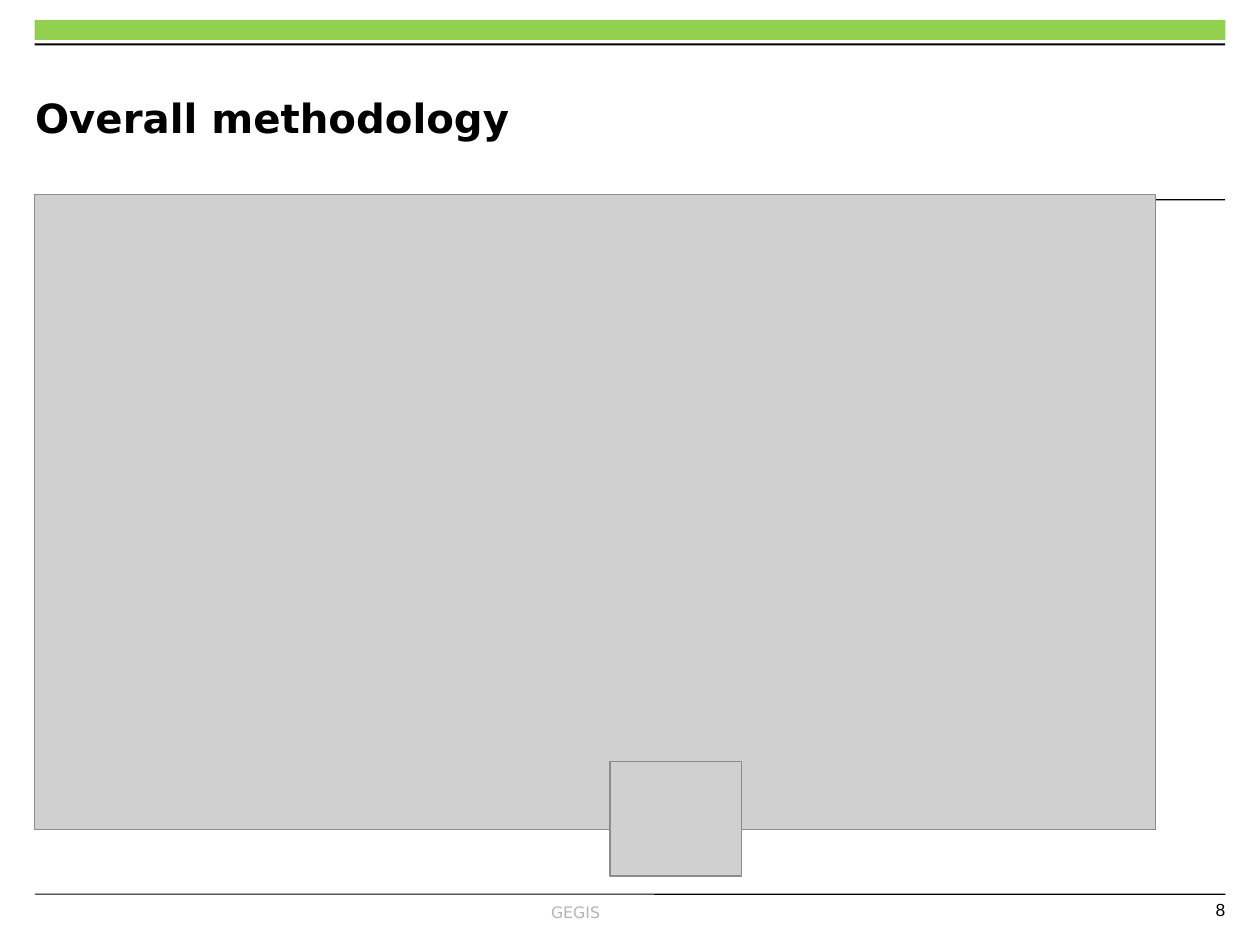
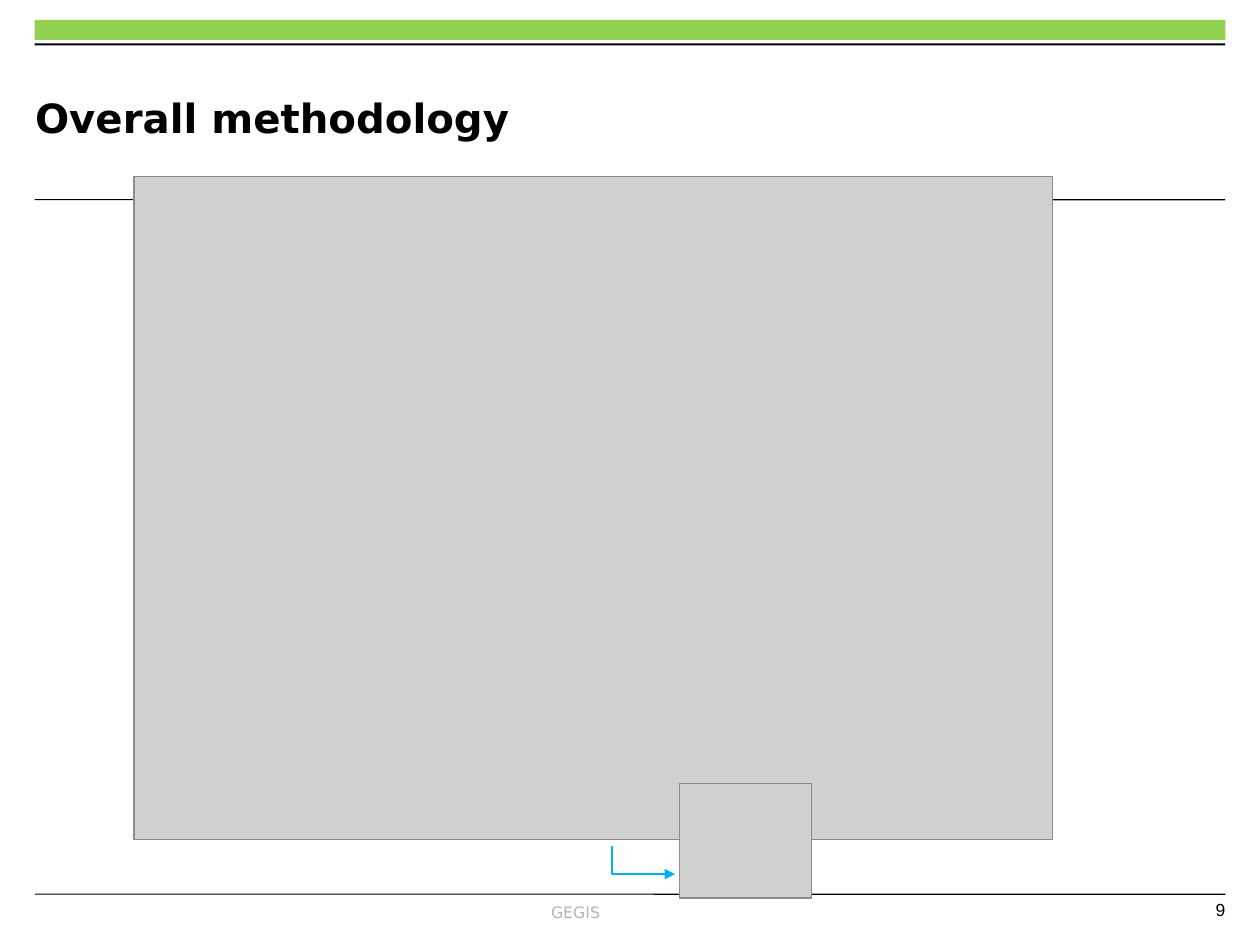
Before and after one commit to OkomoJacob/FinalYearProject, a slide deck: slide 9 of MY PRESENTATION.pptx (slide 8 before the commit). Drawn at 1260x945 pixels with LibreOffice and Linux fonts; fonts in the diff are those of the drawing; grey boxes stand for pictures; background and template pictures are left out. Boxes give left, top, right and bottom in pixels: in the first picture for what was removed or moved away, otherwise in the second. Text is boxed around its words. In the diff, an @@ line names an element or a change of style, - is before the commit and + after.

```diff
--- a/MY PRESENTATION.pptx
+++ b/MY PRESENTATION.pptx
@@ picture: place and size @@
-picture at (34, 195, 1155, 830)
+picture at (134, 176, 1052, 839)
@@ picture: place and size @@
-picture at (610, 762, 741, 877)
+picture at (679, 784, 810, 898)
@@ elbow arrow added from (611, 847) to (675, 874), #00B0F0 0.75 pt @@
@@ page number at (1216, 903, 1226, 916): text changed @@
-8
+9
```
Also in this commit, not shown: 3 other slides changed, 3 slides added, 2 slides removed, 2 other files.
